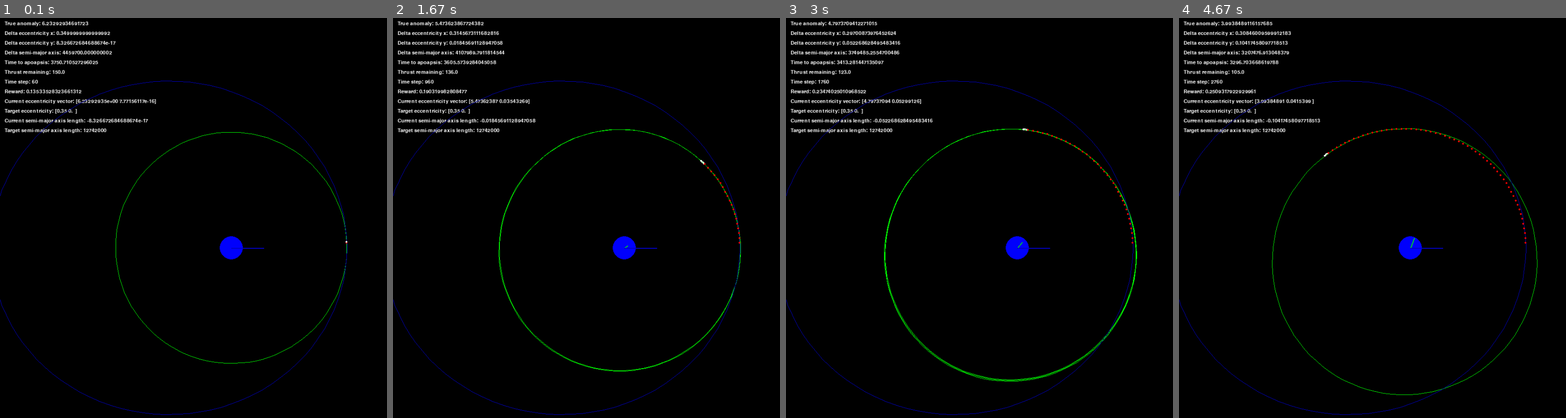
Above: before the commit, frames 1-4 (left to right).
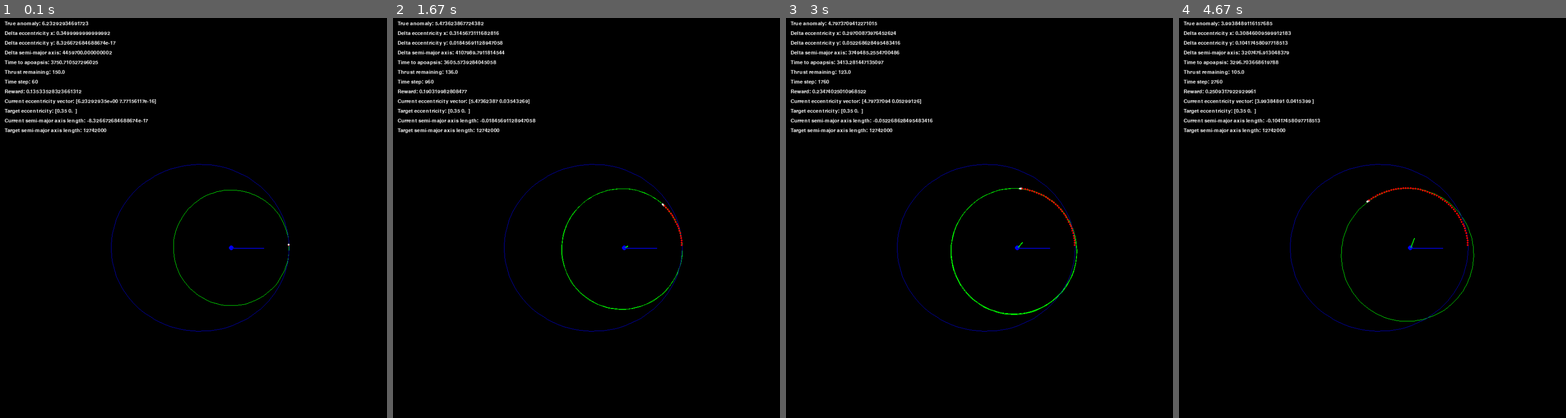
Above: after the commit, the same moments.

Repository: degtrdg/hohmann-transfer-rl
Game: pygame game, started from game.py
Two runs of this game, one before a commit and one after it. Both use one fixed random seed, a clock stepped at 60 frames per second and the inputs below.
Inputs:
- Up to frame 1 (0.1 s): no input
- Up to frame 2 (1.67 s): tap Space at 0.33, 0.73, 1.03, 1.23, 1.57 s
- Up to frame 3 (3 s): tap Space at 1.87, 2.07, 2.37, 2.63, 2.97 s
- Up to frame 4 (4.67 s): tap Space at 3.27, 3.4, 3.8, 4.1, 4.47 s

The runs differ from the first frame. In frame 1, 1.6% of the frame differs, in the area x 0-90%, y 15-100%; in frame 2, 1.9%; in frame 3, 2.3%, in the area x 0-91%, y 15-100%; in frame 4, 2.0%.

Commit message:
changed scaling of orbits to fit screen

Diff:
--- a/game.py
+++ b/game.py
@@ -22,7 +22,7 @@
 # Constants for the game
 FPS = 60  # Frames per second
 ROCKET_RADIUS = int(5 * SCALE_FACTOR)  # Size of the rocket on screen, scaled
-EARTH_RADIUS = int(50 * SCALE_FACTOR)  # Size of earth on screen, scaled
+EARTH_RADIUS = int(10 * SCALE_FACTOR)  # Size of earth on screen, scaled
 
 # Colors
 WHITE = (255, 255, 255)
@@ -64,10 +64,10 @@
     e = env.orbit_state[1:3]
     a = env.orbit_state[3]
     predicted_orbit = om.orbit_trajectory(e, a) # ellipse
-    predicted_orbit = (predicted_orbit / env.a0).T * (CENTER_POINT * (1 - 2 * PADDING)) + CENTER_POINT
+    predicted_orbit = (predicted_orbit / (2*env.a0)).T * (CENTER_POINT * (1 - 2 * PADDING)) + CENTER_POINT
     predicted_eccentricity_vector = e * ECCENTRICITY_SCALE
     target_orbit = om.orbit_trajectory(env.target[0], env.target[1])
-    target_orbit = (target_orbit / env.a0).T * (CENTER_POINT * (1 - 2 * PADDING)) + CENTER_POINT
+    target_orbit = (target_orbit / (2*env.a0)).T * (CENTER_POINT * (1 - 2 * PADDING)) + CENTER_POINT
     target_eccentricity_vector = env.target[0] * ECCENTRICITY_SCALE
 
     # Draw text for state variables and environment attributes
@@ -119,7 +119,7 @@
         pygame.draw.circle(win, TRAIL_COLOR, point.astype(int), ROCKET_RADIUS)
 
     # Draw the rocket
-    rocket_position = env.ivp_state[:2]/(env.a0) * (CENTER_POINT * (1 - 2 * PADDING)) + CENTER_POINT
+    rocket_position = env.ivp_state[:2]/((2*env.a0)) * (CENTER_POINT * (1 - 2 * PADDING)) + CENTER_POINT
     pygame.draw.circle(win, WHITE, rocket_position.astype(int), ROCKET_RADIUS)
 
     # Update the display
